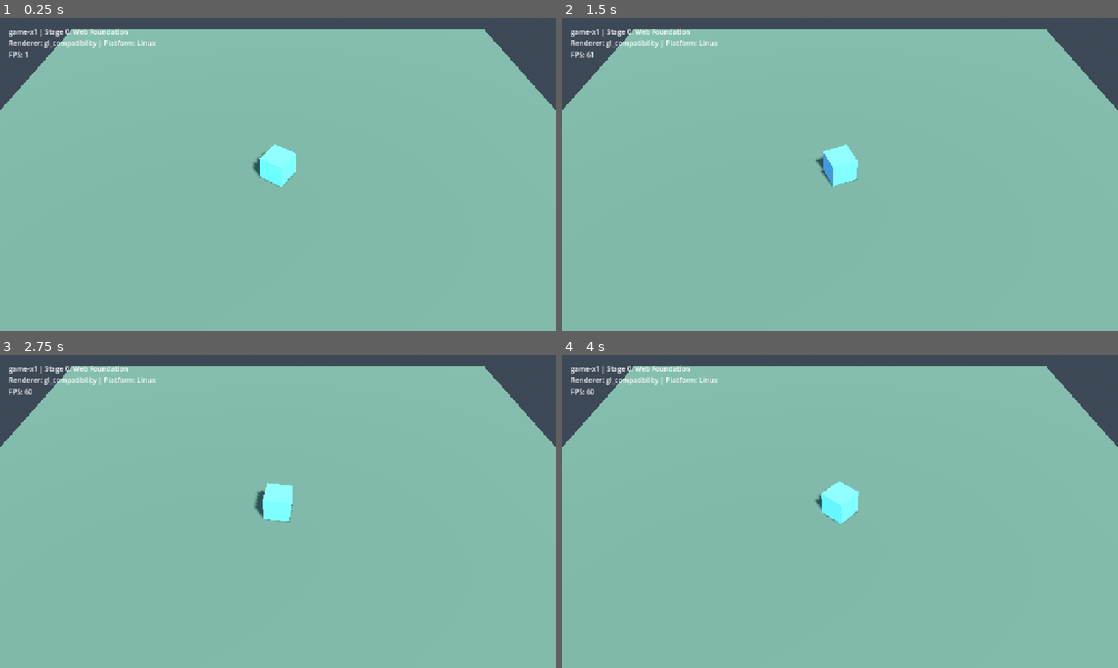
Above: before the commit, frames 1-4 (two rows, left to right).
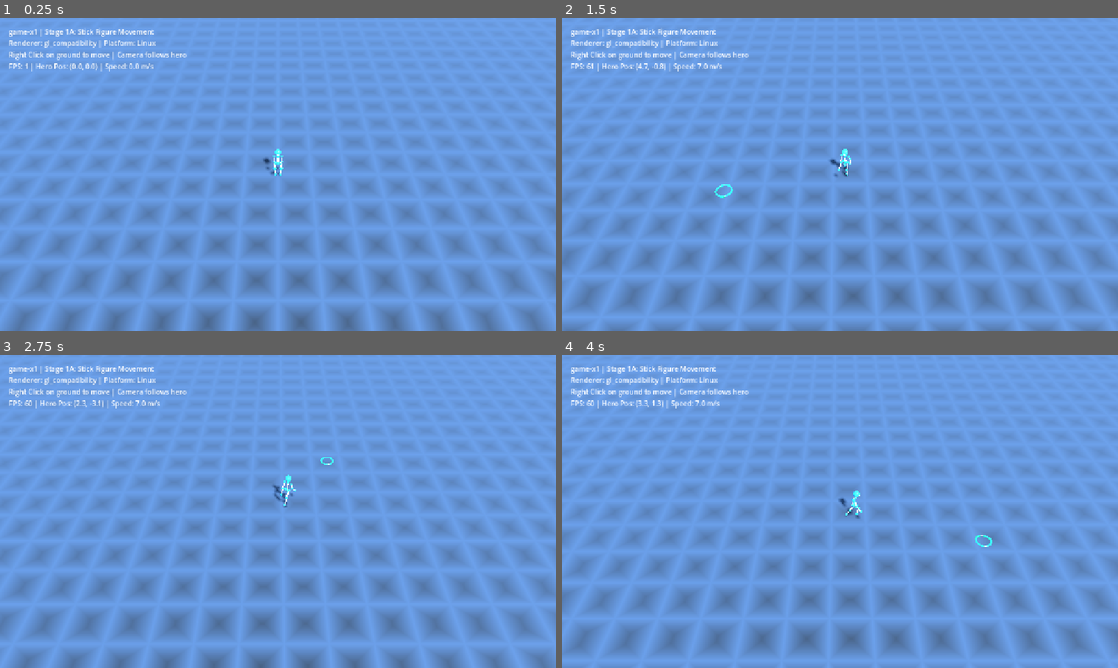
Above: after the commit, the same moments.

Repository: victorwilliames/game-x1
Game: Godot game, scene res://scenes/main.tscn
Same seed, same stepped clock (60 frames per second), same inputs: the game is played once before the commit and once after it.
Inputs (mouse positions are in pixels of both pictures, inside the frame that each line leads up to):
- Up to frame 1 (0.25 s): no input
- Up to frame 2 (1.5 s): move the mouse to (962, 158) at 0.52 s; click (962, 158) at 0.67 s; move the mouse to (728, 190) at 1.27 s; click (728, 190) at 1.42 s
- Up to frame 3 (2.75 s): move the mouse to (333, 442) at 2.02 s; click (333, 442) at 2.17 s
- Up to frame 4 (4 s): move the mouse to (812, 574) at 2.77 s; click (812, 574) at 2.92 s; move the mouse to (1006, 558) at 3.52 s; click (1006, 558) at 3.67 s

The runs differ from the first frame. In frame 1, 100% of the frame differs, in the area x 0-100%, y 0-100%; in frame 2, 100%; in frame 3, 100%; in frame 4, 100%.

Commit message:
feat: implement Stage 1A articulated stick figure, Idle/Run animations and right-click movement

Diff:
--- /dev/null
+++ b/scenes/arena_grid.gdshader
@@ -0,0 +1,22 @@
+shader_type spatial;
+render_mode cull_back;
+
+uniform vec4 bg_color : source_color = vec4(0.13, 0.16, 0.20, 1.0);
+uniform vec4 grid_color : source_color = vec4(0.24, 0.32, 0.42, 1.0);
+uniform float grid_size = 2.0;
+uniform float line_thickness = 0.04;
+
+varying vec3 world_pos;
+
+void vertex() {
+	world_pos = (MODEL_MATRIX * vec4(VERTEX, 1.0)).xyz;
+}
+
+void fragment() {
+	vec2 coord = world_pos.xz / grid_size;
+	vec2 grid = abs(fract(coord - 0.5) - 0.5) / max(fwidth(coord), vec2(0.001));
+	float line = min(grid.x, grid.y);
+	float c = clamp(1.0 - line * line_thickness, 0.0, 1.0);
+	ALBEDO = mix(bg_color.rgb, grid_color.rgb, c);
+	ROUGHNESS = 0.85;
+}
--- /dev/null
+++ b/scenes/hero/hero.gd
@@ -0,0 +1,66 @@
+extends CharacterBody3D
+class_name Hero
+
+@export var move_speed: float = 7.0
+@export var turn_speed: float = 14.0
+@export var arrival_threshold: float = 0.15
+
+@onready var visual: StickFigureVisual = $StickFigure
+
+var target_position: Vector3 = Vector3.ZERO
+var has_move_target: bool = false
+var gravity: float = ProjectSettings.get_setting("physics/3d/default_gravity", 9.8)
+
+signal move_target_reached
+signal move_target_changed(target: Vector3)
+
+func _ready() -> void:
+	target_position = global_position
+
+func set_move_target(target: Vector3) -> void:
+	target_position = target
+	target_position.y = global_position.y
+	has_move_target = true
+	emit_signal("move_target_changed", target_position)
+
+func stop() -> void:
+	has_move_target = false
+	velocity.x = 0.0
+	velocity.z = 0.0
+
+func _physics_process(delta: float) -> void:
+	# Apply standard gravity
+	if not is_on_floor():
+		velocity.y -= gravity * delta
+	else:
+		velocity.y = 0.0
+
+	var horizontal_speed: float = 0.0
+
+	if has_move_target:
+		var diff = target_position - global_position
+		diff.y = 0.0
+		var distance = diff.length()
+
+		if distance <= arrival_threshold:
+			velocity.x = 0.0
+			velocity.z = 0.0
+			has_move_target = false
+			emit_signal("move_target_reached")
+		else:
+			var dir = diff.normalized()
+			velocity.x = dir.x * move_speed
+			velocity.z = dir.z * move_speed
+
+			# Rotate facing direction smoothly towards movement vector
+			var target_rot_y = atan2(dir.x, dir.z)
+			rotation.y = lerp_angle(rotation.y, target_rot_y, turn_speed * delta)
+	else:
+		velocity.x = move_toward(velocity.x, 0.0, move_speed * 10.0 * delta)
+		velocity.z = move_toward(velocity.z, 0.0, move_speed * 10.0 * delta)
+
+	move_and_slide()
+
+	horizontal_speed = Vector2(velocity.x, velocity.z).length()
+	if visual:
+		visual.update_state(horizontal_speed > 0.1, horizontal_speed)
--- /dev/null
+++ b/scenes/hero/hero.tscn
@@ -0,0 +1,19 @@
+[gd_scene load_steps=4 format=3 uid="uid://dmckv8s7qpl1n"]
+
+[ext_resource type="Script" path="res://scenes/hero/hero.gd" id="1_hero"]
+[ext_resource type="PackedScene" uid="uid://c6s78kvym31pa" path="res://scenes/hero/stick_figure.tscn" id="2_visual"]
+
+[sub_resource type="CapsuleShape3D" id="CapsuleShape3D_hero"]
+radius = 0.35
+height = 1.8
+
+[node name="Hero" type="CharacterBody3D"]
+collision_layer = 2
+collision_mask = 1
+script = ExtResource("1_hero")
+
+[node name="CollisionShape3D" type="CollisionShape3D" parent="."]
+transform = Transform3D(1, 0, 0, 0, 1, 0, 0, 0, 1, 0, 0.9, 0)
+shape = SubResource("CapsuleShape3D_hero")
+
+[node name="StickFigure" parent="." instance=ExtResource("2_visual")]
--- /dev/null
+++ b/scenes/hero/stick_figure.gd
@@ -0,0 +1,98 @@
+extends Node3D
+class_name StickFigureVisual
+
+# References to bone pivots for articulated animation
+@onready var hips_pivot: Node3D = $HipsPivot
+@onready var spine_pivot: Node3D = $HipsPivot/SpinePivot
+@onready var chest_pivot: Node3D = $HipsPivot/SpinePivot/ChestPivot
+@onready var head_pivot: Node3D = $HipsPivot/SpinePivot/ChestPivot/HeadPivot
+
+@onready var left_shoulder_pivot: Node3D = $HipsPivot/SpinePivot/ChestPivot/LeftShoulderPivot
+@onready var left_elbow_pivot: Node3D = $HipsPivot/SpinePivot/ChestPivot/LeftShoulderPivot/LeftElbowPivot
+
+@onready var right_shoulder_pivot: Node3D = $HipsPivot/SpinePivot/ChestPivot/RightShoulderPivot
+@onready var right_elbow_pivot: Node3D = $HipsPivot/SpinePivot/ChestPivot/RightShoulderPivot/RightElbowPivot
+
+@onready var left_hip_pivot: Node3D = $HipsPivot/LeftHipPivot
+@onready var left_knee_pivot: Node3D = $HipsPivot/LeftHipPivot/LeftKneePivot
+
+@onready var right_hip_pivot: Node3D = $HipsPivot/RightHipPivot
+@onready var right_knee_pivot: Node3D = $HipsPivot/RightHipPivot/RightKneePivot
+
+var anim_time: float = 0.0
+var current_speed: float = 0.0
+var is_moving: bool = false
+
+# Default base positions
+var default_hips_y: float = 0.95
+
+func _ready() -> void:
+	if hips_pivot:
+		default_hips_y = hips_pivot.position.y
+
+func update_state(moving: bool, speed: float) -> void:
+	is_moving = moving
+	current_speed = speed
+
+func _process(delta: float) -> void:
+	if not hips_pivot:
+		return
+
+	if is_moving and current_speed > 0.1:
+		_animate_run(delta)
+	else:
+		_animate_idle(delta)
+
+func _animate_run(delta: float) -> void:
+	# Running animation cycle: legs and arms swing in opposition
+	anim_time += delta * current_speed * 2.2
+	var stride_angle: float = 0.65
+	var arm_angle: float = 0.5
+
+	var leg_cycle: float = sin(anim_time)
+	var opp_cycle: float = -leg_cycle
+
+	# Legs swing
+	left_hip_pivot.rotation.x = lerp_angle(left_hip_pivot.rotation.x, leg_cycle * stride_angle, 0.4)
+	right_hip_pivot.rotation.x = lerp_angle(right_hip_pivot.rotation.x, opp_cycle * stride_angle, 0.4)
+
+	# Knees bend more when trailing back
+	var left_knee_target = max(0.0, -leg_cycle * 0.9)
+	var right_knee_target = max(0.0, -opp_cycle * 0.9)
+	left_knee_pivot.rotation.x = lerp_angle(left_knee_pivot.rotation.x, left_knee_target, 0.4)
+	right_knee_pivot.rotation.x = lerp_angle(right_knee_pivot.rotation.x, right_knee_target, 0.4)
+
+	# Arms swing in opposite direction to legs
+	left_shoulder_pivot.rotation.x = lerp_angle(left_shoulder_pivot.rotation.x, opp_cycle * arm_angle, 0.4)
+	right_shoulder_pivot.rotation.x = lerp_angle(right_shoulder_pivot.rotation.x, leg_cycle * arm_angle, 0.4)
+
+	# Elbows slightly bent during run
+	left_elbow_pivot.rotation.x = lerp_angle(left_elbow_pivot.rotation.x, -0.4, 0.2)
+	right_elbow_pivot.rotation.x = lerp_angle(right_elbow_pivot.rotation.x, -0.4, 0.2)
+
+	# Slight vertical bobbing and torso tilt forward
+	hips_pivot.position.y = default_hips_y + abs(sin(anim_time)) * 0.05
+	spine_pivot.rotation.x = lerp_angle(spine_pivot.rotation.x, 0.12, 0.2)
+	head_pivot.rotation.x = lerp_angle(head_pivot.rotation.x, -0.08, 0.2)
+
+func _animate_idle(delta: float) -> void:
+	# Idle breathing and gentle sway
+	anim_time += delta * 2.5
+	var breath: float = sin(anim_time) * 0.04
+
+	# Reset hips and legs smoothly
+	hips_pivot.position.y = lerp(hips_pivot.position.y, default_hips_y + breath * 0.3, 0.15)
+	left_hip_pivot.rotation.x = lerp_angle(left_hip_pivot.rotation.x, 0.0, 0.15)
+	right_hip_pivot.rotation.x = lerp_angle(right_hip_pivot.rotation.x, 0.0, 0.15)
+	left_knee_pivot.rotation.x = lerp_angle(left_knee_pivot.rotation.x, 0.0, 0.15)
+	right_knee_pivot.rotation.x = lerp_angle(right_knee_pivot.rotation.x, 0.0, 0.15)
+
+	# Spine breathing movement
+	spine_pivot.rotation.x = lerp_angle(spine_pivot.rotation.x, breath * 0.5, 0.1)
+	head_pivot.rotation.x = lerp_angle(head_pivot.rotation.x, -breath * 0.3, 0.1)
+
+	# Arms relaxed at sides with gentle breathing swing
+	left_shoulder_pivot.rotation.x = lerp_angle(left_shoulder_pivot.rotation.x, breath * 0.8, 0.1)
+	right_shoulder_pivot.rotation.x = lerp_angle(right_shoulder_pivot.rotation.x, breath * 0.8, 0.1)
+	left_elbow_pivot.rotation.x = lerp_angle(left_elbow_pivot.rotation.x, -0.15, 0.1)
+	right_elbow_pivot.rotation.x = lerp_angle(right_elbow_pivot.rotation.x, -0.15, 0.1)
--- /dev/null
+++ b/scenes/hero/stick_figure.tscn
@@ -0,0 +1,167 @@
+[gd_scene load_steps=9 format=3 uid="uid://c6s78kvym31pa"]
+
+[ext_resource type="Script" path="res://scenes/hero/stick_figure.gd" id="1_visual"]
+
+[sub_resource type="StandardMaterial3D" id="Mat_Joint"]
+albedo_color = Color(0.15, 0.75, 1, 1)
+roughness = 0.3
+emission_enabled = true
+emission = Color(0.1, 0.5, 0.9, 1)
+emission_energy_multiplier = 0.8
+
+[sub_resource type="StandardMaterial3D" id="Mat_Bone"]
+albedo_color = Color(0.9, 0.92, 0.95, 1)
+roughness = 0.5
+
+[sub_resource type="SphereMesh" id="Mesh_Joint"]
+material = SubResource("Mat_Joint")
+radius = 0.075
+height = 0.15
+
+[sub_resource type="SphereMesh" id="Mesh_Head"]
+material = SubResource("Mat_Joint")
+radius = 0.18
+height = 0.36
+
+[sub_resource type="BoxMesh" id="Mesh_EyeMarker"]
+material = SubResource("Mat_Bone")
+size = Vector3(0.14, 0.06, 0.1)
+
+[sub_resource type="CylinderMesh" id="Mesh_Spine"]
+material = SubResource("Mat_Bone")
+top_radius = 0.04
+bottom_radius = 0.04
+height = 0.5
+
+[sub_resource type="CylinderMesh" id="Mesh_Limb"]
+material = SubResource("Mat_Bone")
+top_radius = 0.035
+bottom_radius = 0.035
+height = 0.45
+
+[node name="StickFigure" type="Node3D"]
+script = ExtResource("1_visual")
+
+[node name="HipsPivot" type="Node3D" parent="."]
+transform = Transform3D(1, 0, 0, 0, 1, 0, 0, 0, 1, 0, 0.95, 0)
+
+[node name="HipsJoint" type="MeshInstance3D" parent="HipsPivot"]
+mesh = SubResource("Mesh_Joint")
+
+[node name="SpinePivot" type="Node3D" parent="HipsPivot"]
+
+[node name="SpineBone" type="MeshInstance3D" parent="HipsPivot/SpinePivot"]
+transform = Transform3D(1, 0, 0, 0, 1, 0, 0, 0, 1, 0, 0.25, 0)
+mesh = SubResource("Mesh_Spine")
+
+[node name="ChestPivot" type="Node3D" parent="HipsPivot/SpinePivot"]
+transform = Transform3D(1, 0, 0, 0, 1, 0, 0, 0, 1, 0, 0.5, 0)
+
+[node name="ChestJoint" type="MeshInstance3D" parent="HipsPivot/SpinePivot/ChestPivot"]
+mesh = SubResource("Mesh_Joint")
+
+[node name="HeadPivot" type="Node3D" parent="HipsPivot/SpinePivot/ChestPivot"]
+transform = Transform3D(1, 0, 0, 0, 1, 0, 0, 0, 1, 0, 0.32, 0)
+
+[node name="HeadMesh" type="MeshInstance3D" parent="HipsPivot/SpinePivot/ChestPivot/HeadPivot"]
+mesh = SubResource("Mesh_Head")
+
+[node name="FaceMarker" type="MeshInstance3D" parent="HipsPivot/SpinePivot/ChestPivot/HeadPivot"]
+transform = Transform3D(1, 0, 0, 0, 1, 0, 0, 0, 1, 0, 0, 0.16)
+mesh = SubResource("Mesh_EyeMarker")
+
+[node name="LeftShoulderPivot" type="Node3D" parent="HipsPivot/SpinePivot/ChestPivot"]
+transform = Transform3D(1, 0, 0, 0, 1, 0, 0, 0, 1, -0.22, 0, 0)
+
+[node name="ShoulderJoint" type="MeshInstance3D" parent="HipsPivot/SpinePivot/ChestPivot/LeftShoulderPivot"]
+mesh = SubResource("Mesh_Joint")
+
+[node name="UpperArmBone" type="MeshInstance3D" parent="HipsPivot/SpinePivot/ChestPivot/LeftShoulderPivot"]
+transform = Transform3D(1, 0, 0, 0, 1, 0, 0, 0, 1, 0, -0.22, 0)
+mesh = SubResource("Mesh_Limb")
+
+[node name="LeftElbowPivot" type="Node3D" parent="HipsPivot/SpinePivot/ChestPivot/LeftShoulderPivot"]
+transform = Transform3D(1, 0, 0, 0, 1, 0, 0, 0, 1, 0, -0.45, 0)
+
+[node name="ElbowJoint" type="MeshInstance3D" parent="HipsPivot/SpinePivot/ChestPivot/LeftShoulderPivot/LeftElbowPivot"]
+mesh = SubResource("Mesh_Joint")
+
+[node name="ForearmBone" type="MeshInstance3D" parent="HipsPivot/SpinePivot/ChestPivot/LeftShoulderPivot/LeftElbowPivot"]
+transform = Transform3D(1, 0, 0, 0, 1, 0, 0, 0, 1, 0, -0.22, 0)
+mesh = SubResource("Mesh_Limb")
+
+[node name="LeftHandJoint" type="MeshInstance3D" parent="HipsPivot/SpinePivot/ChestPivot/LeftShoulderPivot/LeftElbowPivot"]
+transform = Transform3D(1, 0, 0, 0, 1, 0, 0, 0, 1, 0, -0.45, 0)
+mesh = SubResource("Mesh_Joint")
+
+[node name="RightShoulderPivot" type="Node3D" parent="HipsPivot/SpinePivot/ChestPivot"]
+transform = Transform3D(1, 0, 0, 0, 1, 0, 0, 0, 1, 0.22, 0, 0)
+
+[node name="ShoulderJoint" type="MeshInstance3D" parent="HipsPivot/SpinePivot/ChestPivot/RightShoulderPivot"]
+mesh = SubResource("Mesh_Joint")
+
+[node name="UpperArmBone" type="MeshInstance3D" parent="HipsPivot/SpinePivot/ChestPivot/RightShoulderPivot"]
+transform = Transform3D(1, 0, 0, 0, 1, 0, 0, 0, 1, 0, -0.22, 0)
+mesh = SubResource("Mesh_Limb")
+
+[node name="RightElbowPivot" type="Node3D" parent="HipsPivot/SpinePivot/ChestPivot/RightShoulderPivot"]
+transform = Transform3D(1, 0, 0, 0, 1, 0, 0, 0, 1, 0, -0.45, 0)
+
+[node name="ElbowJoint" type="MeshInstance3D" parent="HipsPivot/SpinePivot/ChestPivot/RightShoulderPivot/RightElbowPivot"]
+mesh = SubResource("Mesh_Joint")
+
+[node name="ForearmBone" type="MeshInstance3D" parent="HipsPivot/SpinePivot/ChestPivot/RightShoulderPivot/RightElbowPivot"]
+transform = Transform3D(1, 0, 0, 0, 1, 0, 0, 0, 1, 0, -0.22, 0)
+mesh = SubResource("Mesh_Limb")
+
+[node name="RightHandJoint" type="MeshInstance3D" parent="HipsPivot/SpinePivot/ChestPivot/RightShoulderPivot/RightElbowPivot"]
+transform = Transform3D(1, 0, 0, 0, 1, 0, 0, 0, 1, 0, -0.45, 0)
+mesh = SubResource("Mesh_Joint")
+
+[node name="LeftHipPivot" type="Node3D" parent="HipsPivot"]
+transform = Transform3D(1, 0, 0, 0, 1, 0, 0, 0, 1, -0.15, 0, 0)
+
+[node name="HipJoint" type="MeshInstance3D" parent="HipsPivot/LeftHipPivot"]
+mesh = SubResource("Mesh_Joint")
+
+[node name="UpperLegBone" type="MeshInstance3D" parent="HipsPivot/LeftHipPivot"]
+transform = Transform3D(1, 0, 0, 0, 1, 0, 0, 0, 1, 0, -0.23, 0)
+mesh = SubResource("Mesh_Limb")
+
+[node name="LeftKneePivot" type="Node3D" parent="HipsPivot/LeftHipPivot"]
+transform = Transform3D(1, 0, 0, 0, 1, 0, 0, 0, 1, 0, -0.46, 0)
+
+[node name="KneeJoint" type="MeshInstance3D" parent="HipsPivot/LeftHipPivot/LeftKneePivot"]
+mesh = SubResource("Mesh_Joint")
+
+[node name="LowerLegBone" type="MeshInstance3D" parent="HipsPivot/LeftHipPivot/LeftKneePivot"]
+transform = Transform3D(1, 0, 0, 0, 1, 0, 0, 0, 1, 0, -0.23, 0)
+mesh = SubResource("Mesh_Limb")
+
+[node name="LeftFootJoint" type="MeshInstance3D" parent="HipsPivot/LeftHipPivot/LeftKneePivot"]
+transform = Transform3D(1, 0, 0, 0, 1, 0, 0, 0, 1, 0, -0.47, 0)
+mesh = SubResource("Mesh_Joint")
+
+[node name="RightHipPivot" type="Node3D" parent="HipsPivot"]
+transform = Transform3D(1, 0, 0, 0, 1, 0, 0, 0, 1, 0.15, 0, 0)
+
+[node name="HipJoint" type="MeshInstance3D" parent="HipsPivot/RightHipPivot"]
+mesh = SubResource("Mesh_Joint")
+
+[node name="UpperLegBone" type="MeshInstance3D" parent="HipsPivot/RightHipPivot"]
+transform = Transform3D(1, 0, 0, 0, 1, 0, 0, 0, 1, 0, -0.23, 0)
+mesh = SubResource("Mesh_Limb")
+
+[node name="RightKneePivot" type="Node3D" parent="HipsPivot/RightHipPivot"]
+transform = Transform3D(1, 0, 0, 0, 1, 0, 0, 0, 1, 0, -0.46, 0)
+
+[node name="KneeJoint" type="MeshInstance3D" parent="HipsPivot/RightHipPivot/RightKneePivot"]
+mesh = SubResource("Mesh_Joint")
+
+[node name="LowerLegBone" type="MeshInstance3D" parent="HipsPivot/RightHipPivot/RightKneePivot"]
+transform = Transform3D(1, 0, 0, 0, 1, 0, 0, 0, 1, 0, -0.23, 0)
+mesh = SubResource("Mesh_Limb")
+
+[node name="RightFootJoint" type="MeshInstance3D" parent="HipsPivot/RightHipPivot/RightKneePivot"]
+transform = Transform3D(1, 0, 0, 0, 1, 0, 0, 0, 1, 0, -0.47, 0)
+mesh = SubResource("Mesh_Joint")
--- a/scenes/main.gd
+++ b/scenes/main.gd
@@ -1,22 +1,86 @@
 extends Node3D
 
+@onready var hero: Hero = $Hero
+@onready var camera_pivot: Node3D = $CameraPivot
+@onready var camera: Camera3D = $CameraPivot/Camera3D
+@onready var target_marker: Node3D = $TargetMarker
 @onready var fps_label: Label = $UI/MarginContainer/VBoxContainer/FPSLabel
 @onready var info_label: Label = $UI/MarginContainer/VBoxContainer/InfoLabel
-@onready var center_marker: MeshInstance3D = $Arena/CenterMarker
+@onready var help_label: Label = $UI/MarginContainer/VBoxContainer/HelpLabel
 
 var is_headless: bool = false
+var ground_plane := Plane(Vector3.UP, 0.0)
+var right_mouse_held: bool = false
 
 func _ready() -> void:
 	is_headless = DisplayServer.get_name() == "headless"
+
+	if hero and not is_headless:
+		hero.move_target_reached.connect(_on_hero_reached_target)
+
 	if not is_headless:
 		var renderer_name = ProjectSettings.get_setting("rendering/renderer/rendering_method", "unknown")
-		info_label.text = "game-x1 | Stage 0: Web Foundation\nRenderer: %s | Platform: %s" % [renderer_name, OS.get_name()]
+		info_label.text = "game-x1 | Stage 1A: Stick Figure Movement\nRenderer: %s | Platform: %s" % [renderer_name, OS.get_name()]
+		help_label.text = "Right Click on ground to move | Camera follows hero"
+		if target_marker:
+			target_marker.visible = false
+
 	print("[game-x1] Main scene ready. Platform: %s, Headless: %s" % [OS.get_name(), str(is_headless)])
+
+func _unhandled_input(event: InputEvent) -> void:
+	if is_headless or not hero or not camera:
+		return
+
+	if event is InputEventMouseButton:
+		if event.button_index == MOUSE_BUTTON_RIGHT:
+			right_mouse_held = event.pressed
+			if event.pressed:
+				_order_movement_at_screen_pos(event.position)
+		# Support left click for web playtest convenience as fallback
+		elif event.button_index == MOUSE_BUTTON_LEFT and event.pressed:
+			_order_movement_at_screen_pos(event.position)
+
+	elif event is InputEventMouseMotion and right_mouse_held:
+		_order_movement_at_screen_pos(event.position)
+
+func _order_movement_at_screen_pos(screen_pos: Vector2) -> void:
+	var ray_origin = camera.project_ray_origin(screen_pos)
+	var ray_dir = camera.project_ray_normal(screen_pos)
+	var hit = ground_plane.intersects_ray(ray_origin, ray_dir)
+	if hit != null:
+		hero.set_move_target(hit)
+		_show_target_marker(hit)
+
+func _show_target_marker(pos: Vector3) -> void:
+	if not target_marker:
+		return
+	target_marker.global_position = Vector3(pos.x, 0.03, pos.z)
+	target_marker.visible = true
+	target_marker.scale = Vector3(1.2, 1.2, 1.2)
+
+func _on_hero_reached_target() -> void:
+	if target_marker:
+		target_marker.visible = false
 
 func _process(delta: float) -> void:
 	if is_headless:
 		return
-	if fps_label:
-		fps_label.text = "FPS: %d" % Engine.get_frames_per_second()
-	if center_marker:
-		center_marker.rotate_y(delta * 0.8)
+
+	# Smooth camera follow
+	if hero and camera_pivot:
+		camera_pivot.global_position = camera_pivot.global_position.lerp(hero.global_position, delta * 6.0)
+
+	# Target marker visual pulse
+	if target_marker and target_marker.visible:
+		target_marker.scale = target_marker.scale.lerp(Vector3.ONE, delta * 8.0)
+		target_marker.rotate_y(delta * 2.5)
+
+	# HUD Diagnostics
+	if fps_label and hero:
+		var h_vel = Vector2(hero.velocity.x, hero.velocity.z).length()
+		fps_label.text = "FPS: %d | Hero Pos: (%.1f, %.1f) | Speed: %.1f m/s" % [
+			Engine.get_frames_per_second(),
+			hero.global_position.x,
+			hero.global_position.z,
+			h_vel
+		]
--- a/scenes/main.tscn
+++ b/scenes/main.tscn
@@ -1,12 +1,14 @@
-[gd_scene load_steps=10 format=3 uid="uid://b7vyk4mfl8y2s"]
+[gd_scene load_steps=12 format=3 uid="uid://b7vyk4mfl8y2s"]
 
 [ext_resource type="Script" path="res://scenes/main.gd" id="1_main"]
+[ext_resource type="Shader" path="res://scenes/arena_grid.gdshader" id="2_grid"]
+[ext_resource type="PackedScene" uid="uid://dmckv8s7qpl1n" path="res://scenes/hero/hero.tscn" id="3_hero"]
 
 [sub_resource type="ProceduralSkyMaterial" id="ProceduralSkyMaterial_sky"]
-sky_top_color = Color(0.384314, 0.552941, 0.74902, 1)
-sky_horizon_color = Color(0.647059, 0.741176, 0.831373, 1)
-ground_bottom_color = Color(0.2, 0.231373, 0.270588, 1)
-ground_horizon_color = Color(0.647059, 0.741176, 0.831373, 1)
+sky_top_color = Color(0.35, 0.48, 0.65, 1)
+sky_horizon_color = Color(0.6, 0.68, 0.76, 1)
+ground_bottom_color = Color(0.15, 0.18, 0.22, 1)
+ground_horizon_color = Color(0.6, 0.68, 0.76, 1)
 
 [sub_resource type="Sky" id="Sky_env"]
 sky_material = SubResource("ProceduralSkyMaterial_sky")
@@ -15,29 +17,34 @@
 background_mode = 2
 sky = SubResource("Sky_env")
 ambient_light_source = 3
-ambient_light_color = Color(0.8, 0.85, 0.9, 1)
+ambient_light_color = Color(0.85, 0.9, 0.95, 1)
 tonemap_mode = 2
 
-[sub_resource type="StandardMaterial3D" id="StandardMaterial3D_ground"]
-albedo_color = Color(0.28, 0.35, 0.28, 1)
-roughness = 0.85
+[sub_resource type="ShaderMaterial" id="ShaderMaterial_ground"]
+render_priority = 0
+shader = ExtResource("2_grid")
+shader_parameter/bg_color = Color(0.12, 0.15, 0.18, 1)
+shader_parameter/grid_color = Color(0.24, 0.32, 0.42, 1)
+shader_parameter/grid_size = 2.0
+shader_parameter/line_thickness = 0.04
 
 [sub_resource type="PlaneMesh" id="PlaneMesh_ground"]
-material = SubResource("StandardMaterial3D_ground")
-size = Vector2(40, 40)
+material = SubResource("ShaderMaterial_ground")
+size = Vector2(80, 80)
 
 [sub_resource type="BoxShape3D" id="BoxShape3D_ground"]
-size = Vector3(40, 0.1, 40)
+size = Vector3(80, 0.2, 80)
 
 [sub_resource type="StandardMaterial3D" id="StandardMaterial3D_marker"]
-albedo_color = Color(0.3, 0.6, 0.9, 1)
-roughness = 0.4
+albedo_color = Color(0.1, 0.9, 0.6, 1)
+roughness = 0.3
 emission_enabled = true
-emission = Color(0.1, 0.25, 0.4, 1)
+emission = Color(0.1, 0.8, 0.5, 1)
 
-[sub_resource type="BoxMesh" id="BoxMesh_marker"]
+[sub_resource type="TorusMesh" id="TorusMesh_marker"]
 material = SubResource("StandardMaterial3D_marker")
-size = Vector3(1.5, 1.5, 1.5)
+inner_radius = 0.35
+outer_radius = 0.45
 
 [node name="Main" type="Node3D"]
 script = ExtResource("1_main")
@@ -46,14 +53,8 @@
 environment = SubResource("Environment_world")
 
 [node name="DirectionalLight3D" type="DirectionalLight3D" parent="."]
-transform = Transform3D(0.866025, -0.353553, 0.353553, 0, 0.707107, 0.707107, -0.5, -0.612372, 0.612372, 10, 15, 10)
+transform = Transform3D(0.866025, -0.353553, 0.353553, 0, 0.707107, 0.707107, -0.5, -0.612372, 0.612372, 10, 18, 10)
 shadow_enabled = true
-
-[node name="CameraPivot" type="Node3D" parent="."]
-
-[node name="Camera3D" type="Camera3D" parent="CameraPivot"]
-transform = Transform3D(1, 0, 0, 0, 0.707107, 0.707107, 0, -0.707107, 0.707107, 0, 16, 16)
-fov = 45.0
 
 [node name="Arena" type="Node3D" parent="."]
 
@@ -63,11 +64,23 @@
 mesh = SubResource("PlaneMesh_ground")
 
 [node name="CollisionShape3D" type="CollisionShape3D" parent="Arena/Ground"]
+transform = Transform3D(1, 0, 0, 0, 1, 0, 0, 0, 1, 0, -0.1, 0)
 shape = SubResource("BoxShape3D_ground")
 
-[node name="CenterMarker" type="MeshInstance3D" parent="Arena"]
-transform = Transform3D(0.707107, 0, 0.707107, 0, 1, 0, -0.707107, 0, 0.707107, 0, 0.75, 0)
-mesh = SubResource("BoxMesh_marker")
+[node name="TargetMarker" type="Node3D" parent="."]
+transform = Transform3D(1, 0, 0, 0, 1, 0, 0, 0, 1, 0, 0.03, 0)
+visible = false
+
+[node name="MarkerMesh" type="MeshInstance3D" parent="TargetMarker"]
+mesh = SubResource("TorusMesh_marker")
+
+[node name="Hero" parent="." instance=ExtResource("3_hero")]
+
+[node name="CameraPivot" type="Node3D" parent="."]
+
+[node name="Camera3D" type="Camera3D" parent="CameraPivot"]
+transform = Transform3D(1, 0, 0, 0, 0.707107, 0.707107, 0, -0.707107, 0.707107, 0, 16, 16)
+fov = 45.0
 
 [node name="UI" type="CanvasLayer" parent="."]
 
@@ -89,7 +102,11 @@
 
 [node name="InfoLabel" type="Label" parent="UI/MarginContainer/VBoxContainer"]
 layout_mode = 2
-text = "game-x1 | Stage 0: Web Foundation"
+text = "game-x1 | Stage 1A: Stick Figure Movement"
+
+[node name="HelpLabel" type="Label" parent="UI/MarginContainer/VBoxContainer"]
+layout_mode = 2
+text = "Right Click on ground to move"
 
 [node name="FPSLabel" type="Label" parent="UI/MarginContainer/VBoxContainer"]
 layout_mode = 2
Not shown, added: scenes/arena_grid.gdshader.uid
Not shown, added: scenes/hero/hero.gd.uid
Not shown, added: scenes/hero/stick_figure.gd.uid
Not shown, changed: HANDOFF.md
Not shown, changed: PROGRESS.md
